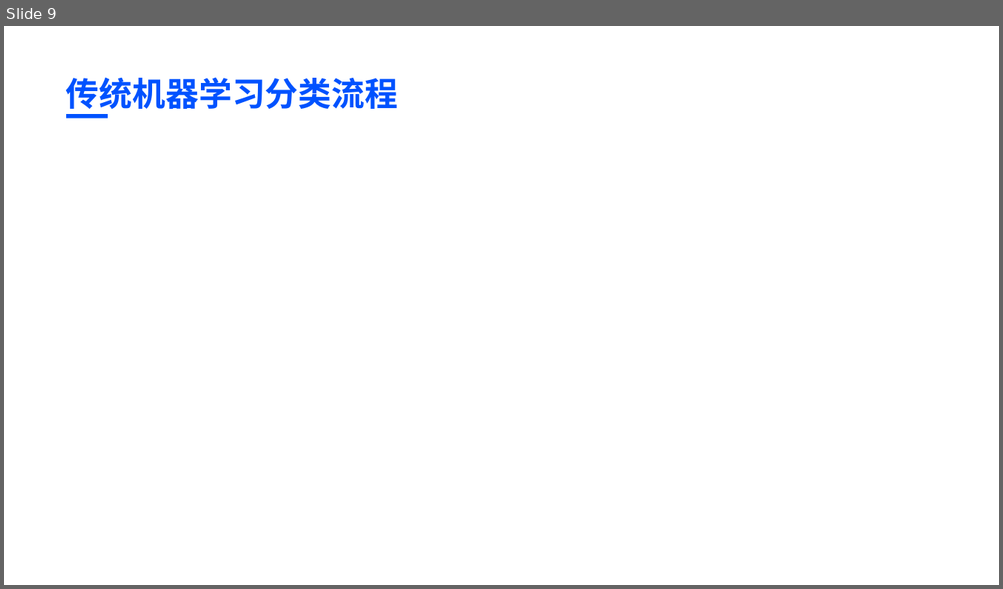
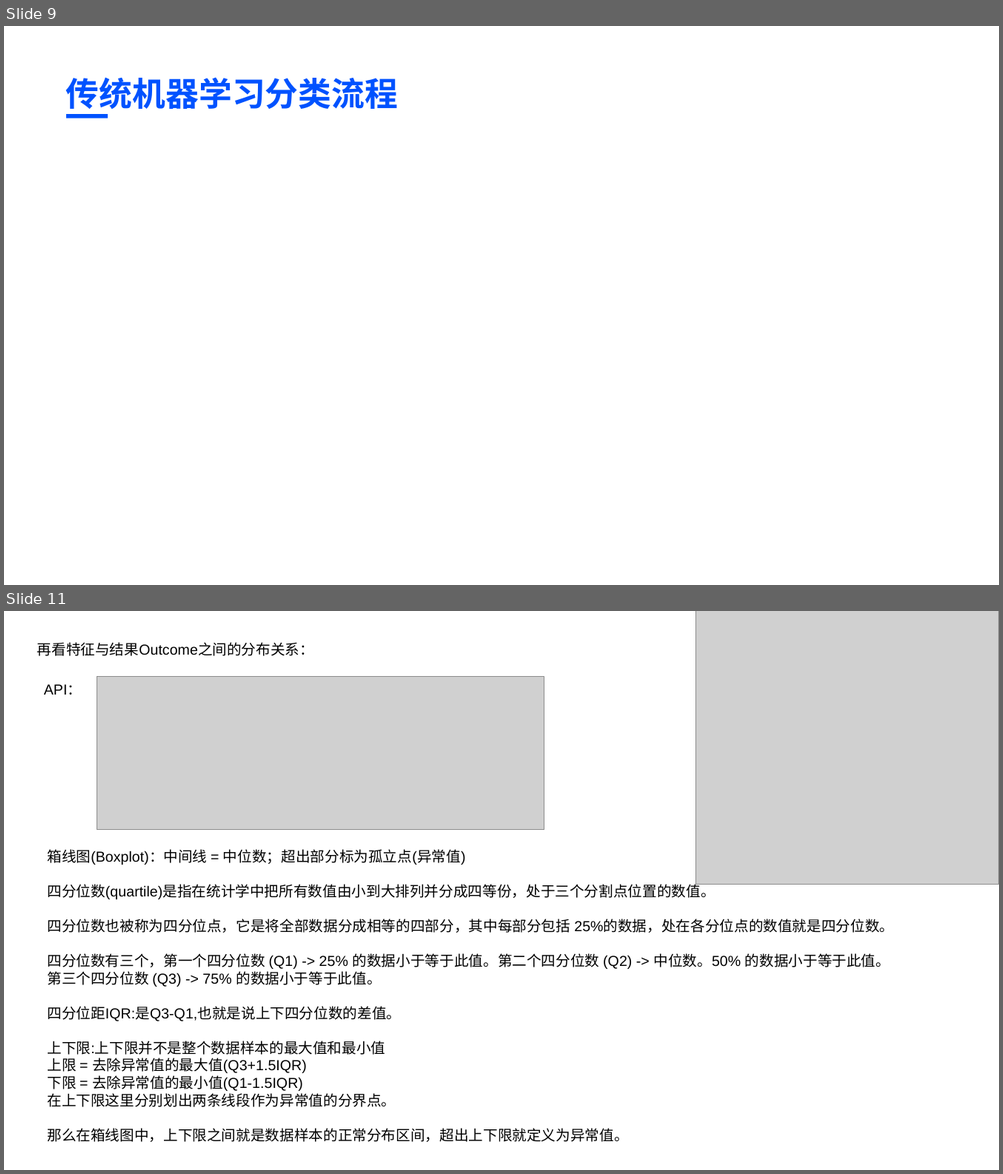
Before and after one commit to BaiRong-NUC/DiabetesAnalyzes, a slide deck: 多元统计与模式识别课程汇报.pptx. Shown one above the other, each under a label of ours: slide 9 before the commit, slides 9 and 11 after it; the slides between them are not shown. The pictures are 1003x589 and 1003x1174 pixels, drawn with LibreOffice and Linux fonts; fonts in the diff are those of the drawing; grey boxes stand for pictures; background and template pictures are left out. Boxes give left, top, right and bottom in pixels: in the first picture for what was removed or moved away, otherwise in the second. Text is boxed around its words. In the diff, an @@ line names an element or a change of style, - is before the commit and + after.

```diff
--- a/多元统计与模式识别课程汇报.pptx
+++ b/多元统计与模式识别课程汇报.pptx
@@ slide 11 added at [4,611,999,1170], background #FFFFFF @@
@@ picture added at [696,611,999,885] @@
@@ text added at [37,642,314,656], 14 pt, text #000000 @@
+再看特征与结果Outcome之间的分布关系：
@@ picture added at [97,677,544,829] @@
@@ text added at [44,684,82,695], 14 pt, text #000000 @@
+API：
@@ text added at [47,849,893,1142], 14 pt, text #000000 @@
+箱线图(Boxplot)：中间线 = 中位数；超出部分标为孤立点(异常值)
+四分位数(quartile)是指在统计学中把所有数值由小到大排列并分成四等份，处于三个分割点位置的数值。
+四分位数也被称为四分位点，它是将全部数据分成相等的四部分，其中每部分包括 25%的数据，处在各分位点的数值就是四分位数。
+四分位数有三个，第一个四分位数 (Q1) -> 25% 的数据小于等于此值。第二个四分位数 (Q2) -> 中位数。50% 的数据小于等于此值。
+第三个四分位数 (Q3) -> 75% 的数据小于等于此值。
+四分位距IQR:是Q3-Q1,也就是说上下四分位数的差值。
+上下限:上下限并不是整个数据样本的最大值和最小值
+上限 = 去除异常值的最大值(Q3+1.5IQR)
+下限 = 去除异常值的最小值(Q1-1.5IQR)
+在上下限这里分别划出两条线段作为异常值的分界点。
+那么在箱线图中，上下限之间就是数据样本的正常分布区间，超出上下限就定义为异常值。
```
Also in this commit, not shown: 1 slide changed, 12 other slides added, 2 other files.
